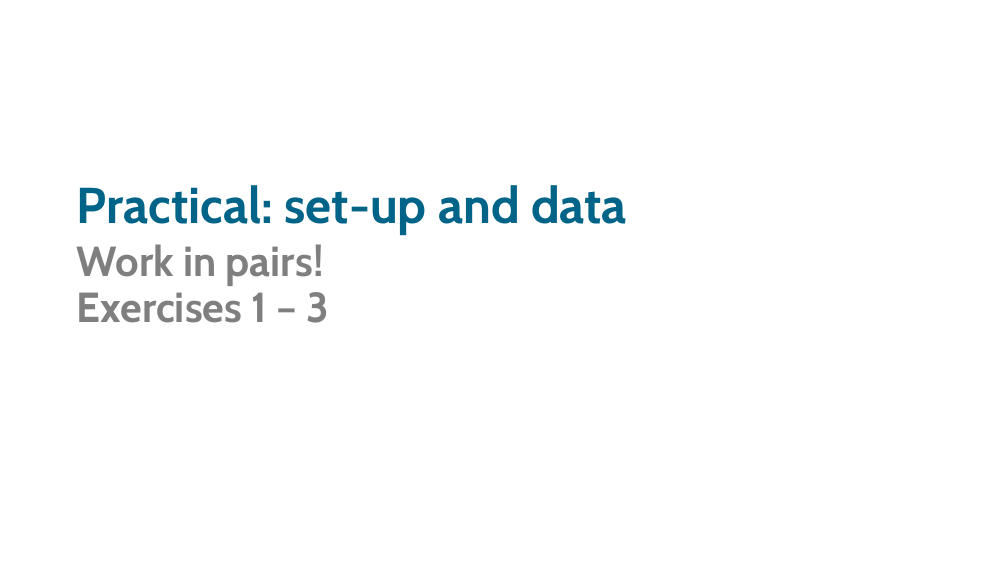
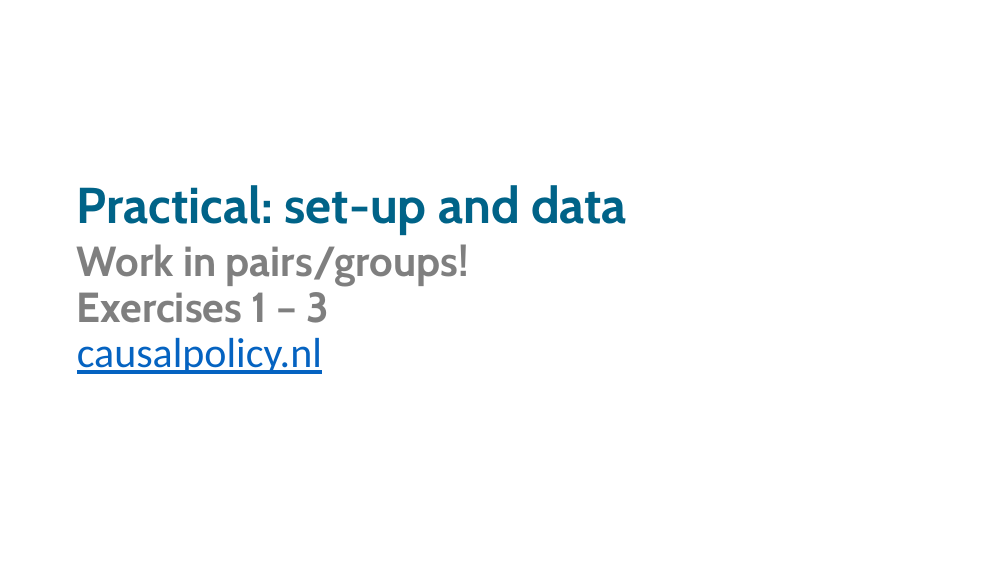
Before and after one commit to sodascience/workshop_causal_impact_assessment, a slide deck: slide 42 of lectures/01_introduction/intro_1.pptx. Drawn at 1008x567 pixels with LibreOffice and Linux fonts; fonts in the diff are those of the drawing. Boxes give left, top, right and bottom in pixels: in the first picture for what was removed or moved away, otherwise in the second. Text is boxed around its words. In the diff, an @@ line names an element or a change of style, - is before the commit and + after.

Commit message:
causal impact and ITS cleaned

```diff
--- a/lectures/01_introduction/intro_1.pptx
+++ b/lectures/01_introduction/intro_1.pptx
@@ text at [77,244,469,286]: text changed @@
-Work in pairs!
+Work in pairs/groups!
@@ text at [77,338,322,374]: paragraph added @@
+causalpolicy.nl
```
Also in this commit, not shown: 2 other slides changed, 3 other files.
